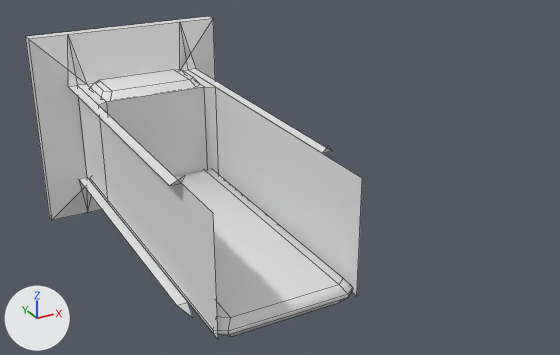
A saved change to the Blender file Assets/Models/Environment-2.blend.
The view is the same before and after, from a 50 mm camera at (-2.05, -3.58, 2.34) aimed at (0.54, 1.13, -0.02). The axes (+X, +Y, +Z) are drawn at lower left. The lights are the same throughout. Mesh edges are drawn as thin lines.

Script lines for the objects in view, before the commit:
```python
me_cube_023 = bpy.data.meshes.new('Cube.023')
me_cube_023.from_pydata(...)  # 32 vertices, 30 faces; spans x -0.51..0.51, y 0.0..2.73, z -0.47..-0.33
me_cube_023.polygons.foreach_set('use_smooth', [True] * 30)
me_cube_023.materials.append(mat_material_008)  # white #e7e7e7
me_cube_026 = bpy.data.meshes.new('Cube.026')
me_cube_026.from_pydata(...)  # 88 vertices, 61 faces; spans x -0.83..0.83, y 0.0..3.0, z -0.83..0.83
me_cube_026.materials.append(mat_material_008)  # white #e7e7e7
ob_maybe_the_door = bpy.data.objects.new('Maybe the door', me_cube_026)
ob_maybe_the_door.location = (0.0, 0.0, 0.0)
ob_small_window = bpy.data.objects.new('Small Window', me_cube_023)
ob_small_window.location = (0.0, 0.0, 0.0)
```
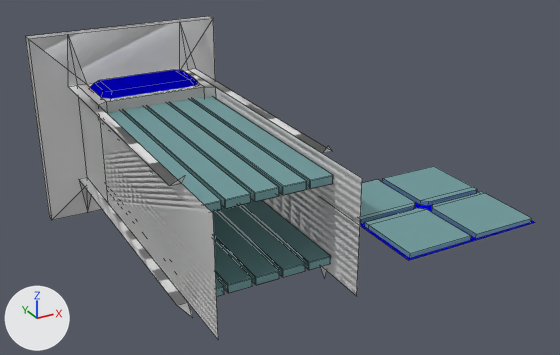
Pixel boxes (x1, y1, x2, y2) of what changed, in the pictures (560 x 355 px):
'Flaps', added (cyan)
    after: (107, 97, 333, 296)
'Small Window', hidden
    before: (90, 169, 352, 336)
'Tile-Simple', added (cyan)
    after: (360, 166, 535, 260)
    faces in mat_metal (cyan #84b5b8): (360, 166, 532, 258)
    faces in mat_material_001 (blue #0400e7): (360, 181, 535, 260)
part 1 of me_cube_026, recoloured (white to blue)
    both: (90, 70, 198, 99)

What changed in the scene script:
```text
Change me_cube_026:
    where me_cube_026.from_pydata(...)  # 88 vertices, 61 faces; spans x -0.83..0.83, y 0.0..3.0, z -0.83..0.83
    used by ob_maybe_the_door; location = (0.0, 0.0, 0.0)
    me_cube_026 part 1: all 11 faces centred in x -0.41..0.41, y 2.29..2.7, z 0.44..0.47 switch from mat_material_008 (white #e7e7e7) to mat_material_001 (blue #0400e7)
Add me_cube_025:
    me_cube_025.from_pydata(...)  # 328 vertices, 321 faces; spans x -0.83..0.83, y 0.0..3.0, z -0.83..0.83
    # faces by material slot: [39, 22, 260]
    me_cube_025.materials.append(mat_material_008)  # white #e7e7e7
    me_cube_025.materials.append(mat_material_001)  # blue #0400e7
    me_cube_025.materials.append(mat_metal)  # cyan #84b5b8
Add me_cube_024:
    me_cube_024.from_pydata(...)  # 52 vertices, 33 faces; spans x -0.5..0.5, y 0.095..0.125, z -0.5..0.5
    # faces by material slot: [1, 32]
    me_cube_024.materials.append(mat_material_001)  # blue #0400e7
    me_cube_024.materials.append(mat_metal)  # cyan #84b5b8
Change ob_small_window:
    add ob_small_window.hide_set(True)
Add ob_flaps:
    ob_flaps = bpy.data.objects.new('Flaps', me_cube_025)
    ob_flaps.location = (0.0, 0.0, 0.0)
Add ob_tile_simple:
    ob_tile_simple = bpy.data.objects.new('Tile-Simple', me_cube_024)
    ob_tile_simple.location = (1.0, 0.0, 0.0)
    ob_tile_simple.rotation_euler = (1.571, 0.0, 0.0)  # degrees (90, 0, 0)
```
